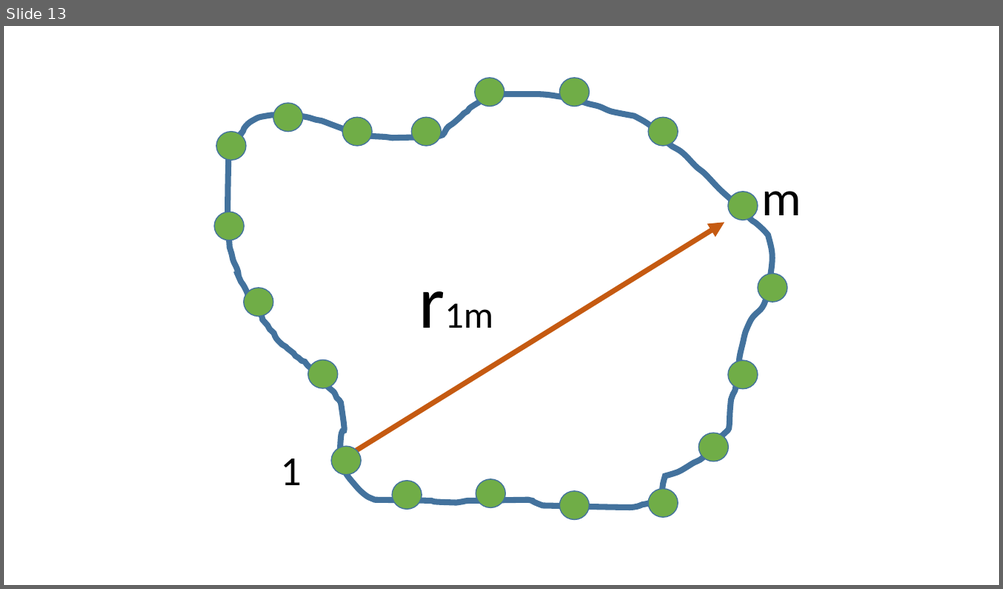
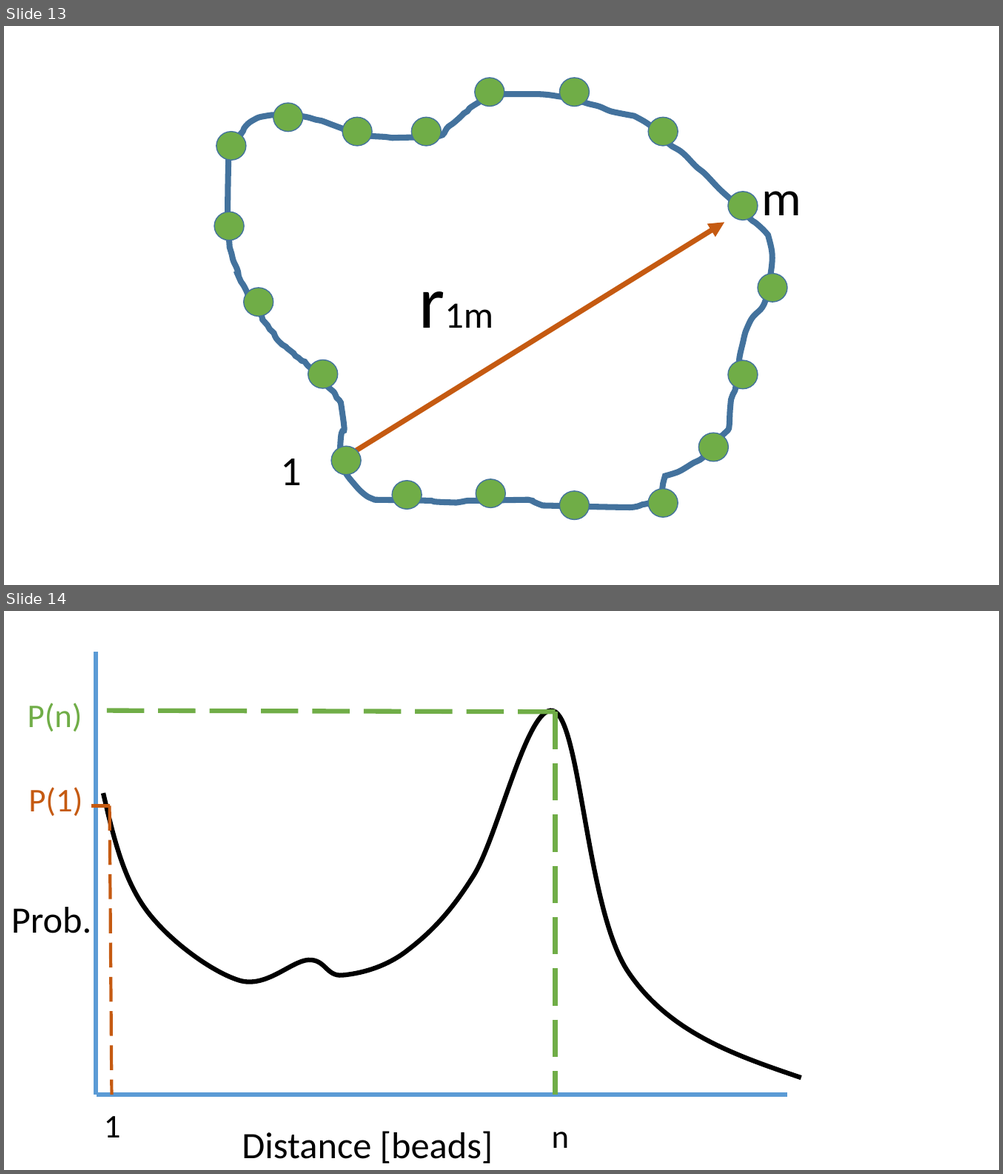
Before and after one commit to zhaENS/Project, a slide deck: Documents/(article) Random Loop Model to Explain the TAD in CC Experiments/polymerModelWithOneAndTwoFixedLoopsAndInternalConnections.pptx. Shown one above the other, each under a label of ours: slide 13 before the commit, slides 13 and 14 after it. The pictures are 1003x589 and 1003x1174 pixels, drawn with LibreOffice and Linux fonts; fonts in the diff are those of the drawing. Boxes give left, top, right and bottom in pixels: in the first picture for what was removed or moved away, otherwise in the second. Text is boxed around its words. In the diff, an @@ line names an element or a change of style, - is before the commit and + after.

Commit message:
added slide with nn  higher prob

```diff
--- a/Documents/(article) Random Loop Model to Explain the TAD in CC Experiments/polymerModelWithOneAndTwoFixedLoopsAndInternalConnections.pptx
+++ b/Documents/(article) Random Loop Model to Explain the TAD in CC Experiments/polymerModelWithOneAndTwoFixedLoopsAndInternalConnections.pptx
@@ slide 14 added at box(4, 611, 999, 1170), background #FFFFFF @@
@@ line added from (96, 652) to (96, 1095), #5B9BD5 4.5 pt @@
@@ text added at box(28, 703, 82, 732), 32 pt, text #70AD47 @@
+P(n)
@@ line added from (555, 712) to (96, 711), #70AD47 4.5 pt dashed @@
@@ freeform shape added at box(103, 711, 801, 1079), outline #000000 4.5 pt @@
@@ line added from (555, 712) to (555, 1095), #70AD47 4.5 pt dashed @@
@@ text added at box(28, 787, 82, 816), 32 pt, text #C55A11 @@
+P(1)
@@ line added from (109, 806) to (91, 806), #C55A11 3 pt dashed @@
@@ line added from (109, 806) to (111, 1095), #C55A11 3 pt dashed @@
@@ text added at box(11, 907, 91, 934), 36 pt, text #000000 @@
+Prob.
@@ line added from (96, 1095) to (788, 1095), #5B9BD5 4.5 pt @@
@@ text added at box(104, 1116, 121, 1138), 32 pt, text #000000 @@
+1
@@ text added at box(242, 1131, 493, 1164), 36 pt, text #000000 @@
+Distance [beads]
@@ text added at box(552, 1132, 569, 1148), 32 pt, text #000000 @@
+n
```
